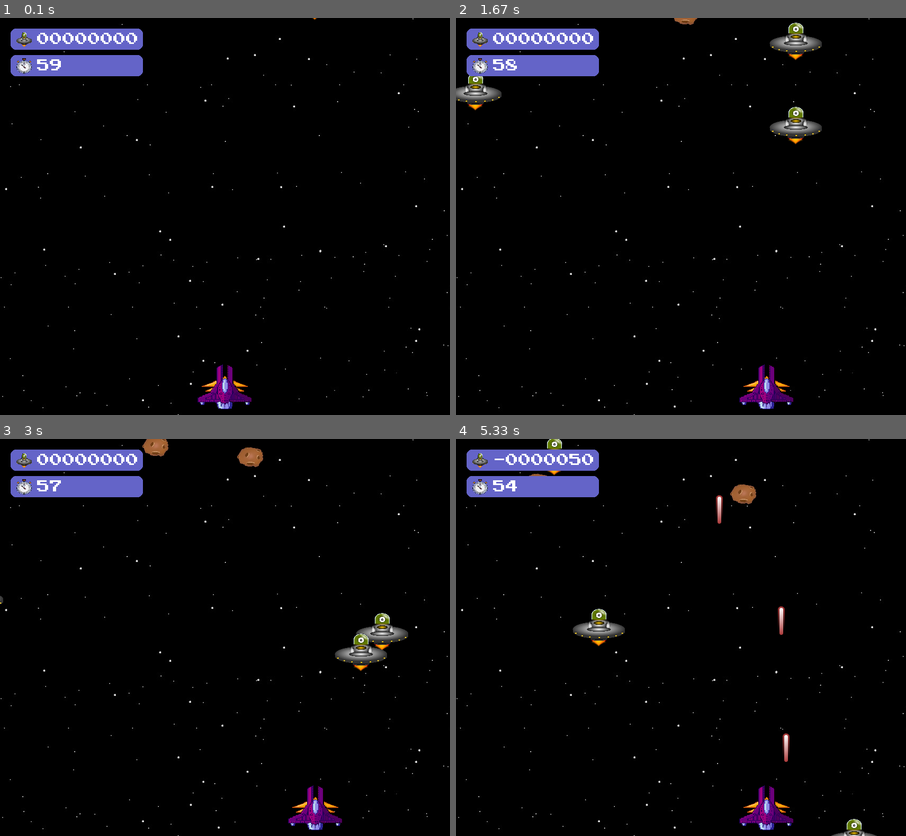
Above: before the commit, frames 1-4 (two rows, left to right).
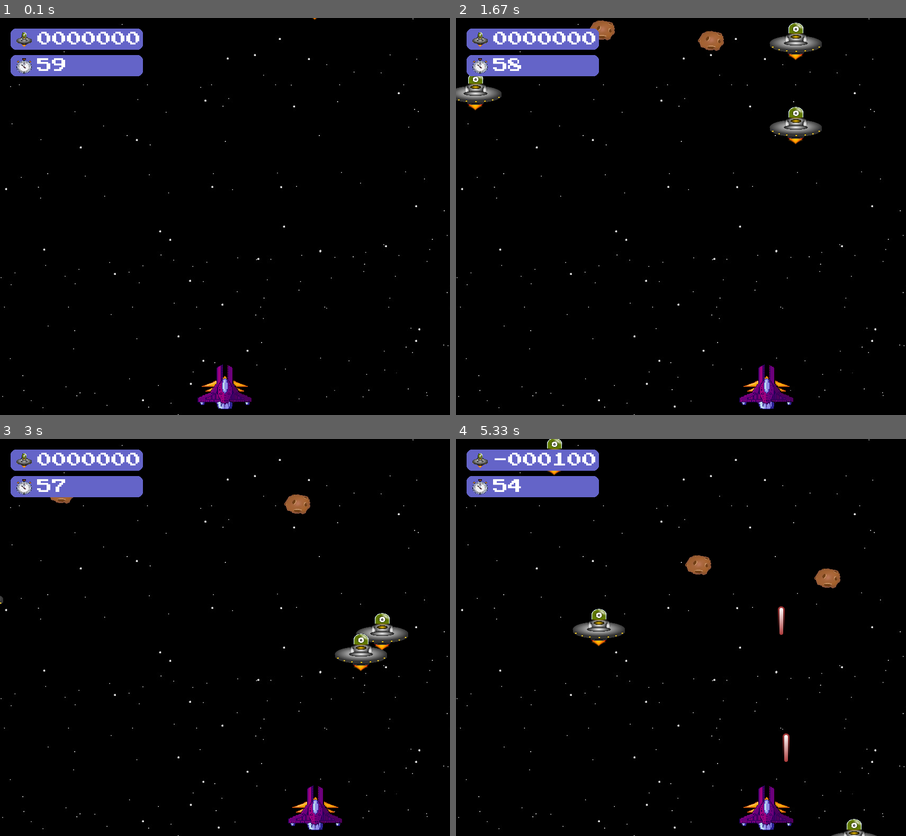
Above: after the commit, the same moments.

Repository: MicaeleGomes/Pygame
Game: pygame game, started from tela_principal.py
The game is run twice, just before and just after one commit, with the same random seed, the same clock (stepped at 60 frames per second) and the same inputs.
Inputs:
- Up to frame 1 (0.1 s): no input
- Up to frame 2 (1.67 s): hold Right 0.33-0.8 s; hold Right 0.83-1.3 s; hold Left from 1.33 s (still down)
- Up to frame 3 (3 s): release Left at 1.87 s; hold Left 1.9-2.3 s; hold Right 2.33-2.97 s
- Up to frame 4 (5.33 s): tap Space at 3, 3.4, 3.7, 3.9, 4.2, 4.4, 4.7, 4.9, 5.2 s; hold Left 3.33-3.8 s; hold Right 3.83-4.3 s; hold Right 4.33-4.8 s; hold Left from 4.83 s (still down)

The runs differ from the first frame. In frame 1, 0.5% of the frame differs, in the area x 8-31%, y 3-14%; in frame 2, 0.9%; in frame 3, 1.2%; in frame 4, 1.2%, in the area x 8-86%, y 3-38%.

Commit message:
Refatorando o código + Adicionando funções load_assets e game_screen

Diff:
--- a/tela_principal.py
+++ b/tela_principal.py
@@ -18,10 +18,8 @@
 SCORE_COLOR = (255, 255, 255)  # Cor do texto
 SCORE_BG_COLOR = (100, 100, 200)  # Cor de fundo da caixinha
 
-#---------------- Fonte para o score
-score_font = pygame.font.Font('Fontes/PressStart2P.ttf', 24)
-
 # ----- Inicia assets
+FPS = 30
 ALIEN_WIDTH = 100
 ALIEN_HEIGHT = 76
 SHIP_WIDTH = 110
@@ -30,25 +28,55 @@
 altura_meteoro = 38
 font = pygame.font.SysFont(None, 48)
 
-assets = {}
-#-------------Adiciona imagem de fundo.
-assets['background'] = pygame.image.load('imagens/SpaceBackGround.jpg').convert()
-#-------------Adiciona imagem do Alien (invasor)
-assets['alien_img'] = pygame.image.load('imagens/alien.png').convert_alpha()
-assets['alien_img'] = pygame.transform.scale(assets['alien_img'], (ALIEN_WIDTH, ALIEN_HEIGHT))
-#--------------Adiciona imagem da nave (jogador)
-assets['ship_img'] = pygame.image.load('imagens/ship.png').convert_alpha()
-assets['ship_img'] = pygame.transform.scale(assets['ship_img'], (SHIP_WIDTH, SHIP_HEIGHT))
-#--------------Adiciona imagem do tiro
-assets['bullet_img'] = pygame.image.load('imagens/laser.png').convert_alpha()
-
-#--------Imagem do meteoro + escala do meteoro
-meteoro = pygame.image.load('imagens/astroid.png').convert_alpha()
-meteoro = pygame.transform.scale(meteoro, (largura_meteoro, altura_meteoro))
-meteoro_pequeno = pygame.transform.scale(meteoro, (largura_meteoro, altura_meteoro))
-
-# Carrega e redimensiona a imagem do alien para o placar
-alien_icon = pygame.transform.scale(assets['alien_img'], (30, 30))
+def load_assets():
+    assets = {}
+    #-------------Adiciona imagem de fundo.
+    assets['background'] = pygame.image.load('imagens/SpaceBackGround.jpg').convert()
+    #-------------Adiciona imagem do Alien (invasor)
+    assets['alien_img'] = pygame.image.load('imagens/alien.png').convert_alpha()
+    assets['alien_img'] = pygame.transform.scale(assets['alien_img'], (ALIEN_WIDTH, ALIEN_HEIGHT))
+    #--------------Adiciona imagem da nave (jogador)
+    assets['ship_img'] = pygame.image.load('imagens/ship.png').convert_alpha()
+    assets['ship_img'] = pygame.transform.scale(assets['ship_img'], (SHIP_WIDTH, SHIP_HEIGHT))
+    #--------------Adiciona imagem do tiro
+    assets['bullet_img'] = pygame.image.load('imagens/laser.png').convert_alpha()
+    #--------Imagem do meteoro + escala do meteoro
+    assets['meteor_img'] = pygame.image.load('imagens/astroid.png').convert_alpha()
+    assets['meteor_img'] = pygame.transform.scale(assets['meteor_img'], (largura_meteoro, altura_meteoro))
+
+    # Carrega a imagem do cronômetro para o temporizador
+    assets['timer_icon'] = pygame.image.load('imagens/timer_pygame.png').convert_alpha()
+    assets['timer_icon'] = pygame.transform.scale(assets['timer_icon'], (30, 30))
+
+    # Carrega e redimensiona a imagem do alien para o placar
+    assets['alien_icon'] = pygame.transform.scale(assets['alien_img'], (30, 30))
+
+    #---------------Adiciona imagems de explosão ao tiro colidir com o Alien
+    explosion_anim = []
+    for i in range(9):
+        # Os arquivos de animação são numerados de 00 a 08
+        filename = f'imagens/regularExplosion{str(i).zfill(2)}.png'
+        img = pygame.image.load(filename).convert()
+        img = pygame.transform.scale(img, (80, 80))
+        explosion_anim.append(img)
+    assets["explosion_anim"] = explosion_anim
+    assets["score_font"] = pygame.font.Font('Fontes/PressStart2P.ttf', 28)
+
+    #------------------ Carrega os sons do jogo
+    pygame.mixer.music.load('snd/somprincipal.ogg')
+    pygame.mixer.music.set_volume(0.4)
+    # boom_sound = pygame.mixer.Sound('snd/expl3.wav')
+    assets['boom_sound'] = pygame.mixer.Sound('snd/expl3.wav')
+    assets['destroy_sound'] = pygame.mixer.Sound('snd/expl6.wav')
+    # colisao = pygame.mixer.Sound('snd/crash.ogg')
+    assets['colisao_sound'] = pygame.mixer.Sound('snd/crash.ogg')
+    assets['pew_sound'] = pygame.mixer.Sound('snd/pew.wav')
+    assets['boom_sound'] = pygame.mixer.Sound('snd/expl3.wav')
+
+    return assets
+
+#---------------- Fonte para o score
+score_font = pygame.font.Font('Fontes/PressStart2P.ttf', 24)
 
 #--------Carrega a fonte do jogo------------
 font_path = 'Fontes/PressStart2P-Regular.ttf'  # Caminho do arquivo da fonte
@@ -60,32 +88,13 @@
 pos_x = (WIDTH - oops_renderizado.get_width()) // 2
 pos_y = (HEIGHT // 2) - 100
 
-#---------------Adiciona imagems de explosão ao tiro colidir com o Alien
-explosion_anim = []
-for i in range(9):
-    # Os arquivos de animação são numerados de 00 a 08
-    filename = f'imagens/regularExplosion{str(i).zfill(2)}.png'
-    img = pygame.image.load(filename).convert()
-    img = pygame.transform.scale(img, (80, 80))
-    explosion_anim.append(img)
-assets["explosion_anim"] = explosion_anim
-assets["score_font"] = pygame.font.Font('Fontes/PressStart2P.ttf', 28)
-
-#------------------ Carrega os sons do jogo
-pygame.mixer.music.load('snd/somprincipal.ogg')
-pygame.mixer.music.set_volume(0.4)
-boom_sound = pygame.mixer.Sound('snd/expl3.wav')
-assets['destroy_sound'] = pygame.mixer.Sound('snd/expl6.wav')
-colisao = pygame.mixer.Sound('snd/crash.ogg')
-assets['pew_sound'] = pygame.mixer.Sound('snd/pew.wav')
-assets['boom_sound'] = pygame.mixer.Sound('snd/expl3.wav')
-
 
 class Meteor(pygame.sprite.Sprite):
-    def __init__(self, img):
+    def __init__(self, assets):
         pygame.sprite.Sprite.__init__(self)
 
-        self.image = img
+        self.image = assets['meteor_img']
+        self.mask = pygame.mask.from_surface(self.image)
         self.rect = self.image.get_rect()
         self.rect.x = random.randint(0, WIDTH-largura_meteoro)
         self.rect.y = random.randint(-100, -altura_meteoro)
@@ -93,7 +102,6 @@
         self.speedy = random.randint(1, 4)
 
     def update(self): #--------Atualiza a posição do meteoro.
-
         self.rect.x += self.speedx
         self.rect.y += self.speedy
 
@@ -112,6 +120,7 @@
         pygame.sprite.Sprite.__init__(self)
 
         self.image = assets['ship_img']
+        self.mask = pygame.mask.from_surface(self.image)
         self.rect = self.image.get_rect()
         self.rect.centerx = WIDTH / 2
         self.rect.bottom = HEIGHT - 10
@@ -155,6 +164,7 @@
         pygame.sprite.Sprite.__init__(self)
 
         self.image = assets['alien_img']
+        self.mask = pygame.mask.from_surface(self.image)
         self.rect = self.image.get_rect()
         self.rect.x = random.randint(0, WIDTH-ALIEN_WIDTH)
         self.rect.y = random.randint(-100, -ALIEN_HEIGHT)
@@ -162,13 +172,13 @@
         self.speedy = random.randint(2, 9)
 
     def update(self):
+        global score  # Declara `score` como global
         # Atualizando a posição do alien
         self.rect.x += self.speedx
         self.rect.y += self.speedy
 
         if self.rect.top > HEIGHT:
-            global score  # Modificando a variável global score
-            score -= 50
+            score -= 100
 
         # Se o alien passar do final da tela, volta para cima e sorteia
         # novas posições e velocidades
@@ -186,6 +196,7 @@
         pygame.sprite.Sprite.__init__(self)
 
         self.image = assets['bullet_img']
+        self.mask = pygame.mask.from_surface(self.image)
         self.rect = self.image.get_rect()
 
         # Coloca no lugar inicial definido em x, y do constutor
@@ -213,9 +224,9 @@
 
         # Inicia o processo de animação colocando a primeira imagem na tela.
         self.frame = 0  # Armazena o índice atual na animação
-        self.image = self.explosion_anim[self.frame]  # Pega a primeira imagem
+        self.image = self.explosion_anim[self.frame]
         self.rect = self.image.get_rect()
-        self.rect.center = center  # Posiciona o centro da imagem
+        self.rect.center = center
 
         # Guarda o tick da primeira imagem, ou seja, o momento em que a imagem foi mostrada
         self.last_update = pygame.time.get_ticks()
@@ -250,203 +261,199 @@
                 self.rect = self.image.get_rect()
                 self.rect.center = center
 
-# Variável para o ajuste de velocidade
-clock = pygame.time.Clock()
-FPS = 30
-
-# Criando um grupo de aliens e tiros
-all_sprites = pygame.sprite.Group()
-all_aliens = pygame.sprite.Group()
-all_bullets = pygame.sprite.Group()
-groups = {}
-groups['all_sprites'] = all_sprites
-groups['all_aliens'] = all_aliens
-groups['all_bullets'] = all_bullets
-
-meteoros = pygame.sprite.Group() #--------Cria um grupo de meteoros e adiciona múltiplos meteoros ao grupo
-
-# Criando o jogador
-player = Ship(groups, assets)
-all_sprites.add(player)
-
-# Criando os aliens
-for i in range(3):
-    alien = Alien(assets)
-    all_sprites.add(alien)
-    all_aliens.add(alien)
-
-#--------Define a quantidade de meteoros.
-for _ in range(2):
-    meteor = Meteor(meteoro)
-    meteoros.add(meteor)
-
-#---------Define estados da nave
-DONE = 0
-PLAYING = 1
-EXPLODING = 2
-state = PLAYING
-
-#----------Define score/placar
-score = 0
-keys_down = {}
-
-# -------- Definindo temporizador
-GAME_DURATION = 60000  # Duração do jogo em milissegundos (60 segundos)
-start_time = pygame.time.get_ticks()  # Marca o tempo inicial do jogo
-
-# Carrega a imagem do cronômetro para o temporizador
-timer_icon = pygame.image.load('imagens/timer_pygame.png').convert_alpha()
-timer_icon = pygame.transform.scale(timer_icon, (30, 30))
-
-
-# ===== Loop principal =====
-pygame.mixer.music.play(loops=-1)
-# while game:
-while state != DONE:
-    clock.tick(FPS)
-
-    # ----- Trata eventos
-    for event in pygame.event.get():
-        # ----- Verifica consequências
-        if event.type == pygame.QUIT:
-            # game = False
+def game_screen(window):
+    global score
+    score = 0
+
+    # Variável para o ajuste de velocidade
+    clock = pygame.time.Clock()
+
+    assets = load_assets()
+
+    # Criando um grupo de aliens e tiros
+    all_sprites = pygame.sprite.Group()
+    all_aliens = pygame.sprite.Group()
+    all_bullets = pygame.sprite.Group()
+    all_meteors = pygame.sprite.Group()
+
+    groups = {}
+    groups['all_sprites'] = all_sprites
+    groups['all_aliens'] = all_aliens
+    groups['all_bullets'] = all_bullets
+    groups['all_meteors'] = all_meteors
+
+    # Criando o jogador
+    player = Ship(groups, assets)
+    all_sprites.add(player)
+
+    # Criando os aliens
+    for i in range(3):
+        alien = Alien(assets)
+        all_sprites.add(alien)
+        all_aliens.add(alien)
+
+    #--------Define a quantidade de meteoros.
+    for _ in range(2):
+        # meteor = Meteor(meteoro)
+        meteor = Meteor(assets)
+        all_sprites.add(meteor)
+        all_meteors.add(meteor)
+
+    #---------Define estados da nave
+    DONE = 0
+    PLAYING = 1
+    EXPLODING = 2
+    state = PLAYING
+
+    keys_down = {}
+
+    # -------- Definindo temporizador
+    GAME_DURATION = 60000  # Duração do jogo em milissegundos (60 segundos)
+    start_time = pygame.time.get_ticks()  # Marca o tempo inicial do jogo
+
+    # ===== Loop principal =====
+    pygame.mixer.music.play(loops=-1)
+    # while game:
+    while state != DONE:
+        clock.tick(FPS)
+
+        # ----- Trata eventos
+        for event in pygame.event.get():
+            # ----- Verifica consequências
+            if event.type == pygame.QUIT:
+                # game = False
+                state = DONE
+            # Só verifica o teclado se está no estado de jogo
+            if state == PLAYING:
+                # Verifica se apertou alguma tecla.
+                if event.type == pygame.KEYDOWN:
+                    # Dependendo da tecla, altera a velocidade.
+                    keys_down[event.key] = True
+                    if event.key == pygame.K_LEFT:
+                        player.speedx -= 9
+                    if event.key == pygame.K_RIGHT:
+                        player.speedx += 9
+                    if event.key == pygame.K_SPACE:
+                        player.shoot()
+                # Verifica se soltou alguma tecla.
+                if event.type == pygame.KEYUP:
+                    # Dependendo da tecla, altera a velocidade.
+                    if event.key in keys_down and keys_down[event.key]:
+                        if event.key == pygame.K_LEFT:
+                            player.speedx += 9
+                        if event.key == pygame.K_RIGHT:
+                            player.speedx -= 9
+
+        # ----- Atualiza estado do jogo
+
+        # Atualizando a posição dos aliens
+        all_sprites.update()
+        # Atualiza a posição de todos os meteoros
+        all_meteors.update()
+
+        if state == PLAYING:
+            # Verifica se houve colisão entre tiro e o alien
+            hits = pygame.sprite.groupcollide(all_aliens, all_bullets, True, True, pygame.sprite.collide_mask)
+            for alien in hits:
+                # O alien é destruido e precisa ser recriado
+                assets['destroy_sound'].play()
+                a = Alien(assets)
+                all_sprites.add(a)
+                all_aliens.add(a)
+
+                # No lugar do alien antigo, adicionar uma explosão.
+                explosao_alien = Explosion(alien.rect.center, assets)
+                all_sprites.add(explosao_alien)
+
+                # Ganhou pontos!
+                score += 100
+
+            # Verifica se houve colisão entre tiros e meteoros
+            bullet_hits_meteors = pygame.sprite.groupcollide(all_bullets, all_meteors, True, False)
+            for bullet in bullet_hits_meteors:
+                bullet.kill()  # Remove o tiro visualmente
+
+            # Verifica se houve colisão entre meteoro e a nave
+            colisao_meteoros = pygame.sprite.spritecollide(player, all_meteors, True, pygame.sprite.collide_mask)
+            if len(colisao_meteoros) > 0:
+                assets['boom_sound'].play()
+                player.kill()
+                explosao = Explosion(player.rect.center, assets)
+                all_sprites.add(explosao)
+                state = EXPLODING
+                keys_down = {}
+                explosion_tick = pygame.time.get_ticks()
+                explosion_duration = explosao.frame_ticks * len(explosao.explosion_anim) + 400
+
+            #se o meteoro bater na nave, o jogador perde 200 pontos.
+            if colisao_meteoros:
+                score -= 200
+
+            while len(all_meteors) < 2:
+                novo_meteoro = Meteor(assets)
+                all_meteors.add(novo_meteoro)
+                all_sprites.add(novo_meteoro)
+
+        elif state == EXPLODING:
+            now = pygame.time.get_ticks()
+            if now - explosion_tick > explosion_duration:
+                state = PLAYING
+                player = Ship(groups, assets)
+                all_sprites.add(player)
+
+        # Calcula o tempo restante em segundos
+        elapsed_time = pygame.time.get_ticks( ) - start_time
+        remaining_time = max(0, (GAME_DURATION - elapsed_time) // 1000)  # Converte para segundos
+
+        # Finaliza o jogo quando o tempo acaba
+        if remaining_time <= 0:
             state = DONE
-        # Só verifica o teclado se está no estado de jogo
-        if state == PLAYING:
-            # Verifica se apertou alguma tecla.
-            if event.type == pygame.KEYDOWN:
-                # Dependendo da tecla, altera a velocidade.
-                keys_down[event.key] = True
-                if event.key == pygame.K_LEFT:
-                    player.speedx -= 9
-                if event.key == pygame.K_RIGHT:
-                    player.speedx += 9
-                if event.key == pygame.K_SPACE:
-                    player.shoot()
-            # Verifica se soltou alguma tecla.
-            if event.type == pygame.KEYUP:
-                # Dependendo da tecla, altera a velocidade.
-                if event.key in keys_down and keys_down[event.key]:
-                    if event.key == pygame.K_LEFT:
-                        player.speedx += 9
-                    if event.key == pygame.K_RIGHT:
-                        player.speedx -= 9
-
-    # ----- Atualiza estado do jogo
-
-    # Atualizando a posição dos aliens
-    all_sprites.update()
-    # Atualiza a posição de todos os meteoros
-    meteoros.update()
-
-
-    if state == PLAYING:
-        # Verifica se houve colisão entre tiro e o alien
-        hits = pygame.sprite.groupcollide(all_aliens, all_bullets, True, True)
-        for alien in hits: # As chaves são os elementos do primeiro grupo (aliens) que colidiram com alguma bala
-            # O alien e destruido e precisa ser recriado
-            assets['destroy_sound'].play()
-            a = Alien(assets)
-            all_sprites.add(a)
-            all_aliens.add(a)
-
-            # No lugar do alien antigo, adicionar uma explosão.
-            explosao_alien = Explosion(alien.rect.center, assets)
-            all_sprites.add(explosao_alien)
-
-            # Ganhou pontos!
-            score += 100
-
-        # Verifica se houve colisão entre tiros e meteoros
-        bullet_hits_meteors = pygame.sprite.groupcollide(all_bullets, meteoros, True, False)
-        for bullet in bullet_hits_meteors:
-            bullet.kill()  # Remove o tiro visualmente
-
-        # Verifica se houve colisão entre meteoro e o nave
-        colisao_meteoros = pygame.sprite.spritecollide(player, meteoros, True)
-        if len(colisao_meteoros) > 0:
-            # Toca o som da colisão
-            assets['boom_sound'].play()
-            player.kill()
-            explosao = Explosion(player.rect.center, assets)
-            all_sprites.add(explosao)
-            state = EXPLODING
-            keys_down = {}
-            explosion_tick = pygame.time.get_ticks()
-            explosion_duration = explosao.frame_ticks * len(explosao.explosion_anim) + 400
-
-        #se o meteoro bater na nave, o jogador perde 200 pontos.
-        if colisao_meteoros:
-            score -= 200
-
-        # Recria um novo meteoro para cada meteoro que colidiu
-        while len(meteoros) < 2:
-            novo_meteoro = Meteor(meteoro)
-            meteoros.add(novo_meteoro)
-            all_sprites.add(novo_meteoro)
-
-    elif state == EXPLODING:
-        now = pygame.time.get_ticks()
-        if now - explosion_tick > explosion_duration:
-            state = PLAYING
-            player = Ship(groups, assets)
-            all_sprites.add(player)
-
-    # Calcula o tempo restante em segundos
-    elapsed_time = pygame.time.get_ticks( ) - start_time
-    remaining_time = max(0, (GAME_DURATION - elapsed_time) // 1000)  # Converte para segundos
-
-    # Finaliza o jogo quando o tempo acaba
-    if remaining_time <= 0:
-        state = DONE
-        with open("score.txt", "w") as file:
-            file.write(str(score))
-
-    # ----- Gera saídas
-    window.fill((0, 0, 0))
-    window.blit(assets['background'], (0, 0))
-
-    #------------- Desenhando aliens e meteoros
-    all_sprites.draw(window)
-    meteoros.draw(window)
-
-    # ------------ Desenha o placar com a imagem do alien ao lado do score
-    # Defina a posição da caixinha e desenhe o placar
-    pygame.draw.rect(window, SCORE_BG_COLOR, (*SCORE_POSITION, SCORE_BOX_WIDTH, SCORE_BOX_HEIGHT), border_radius=10)
-
-    # Centralizando o ícone alien
-    alien_icon_position = (SCORE_POSITION[0] + 10, SCORE_POSITION[1] + (SCORE_BOX_HEIGHT - alien_icon.get_height()) // 2)
-    window.blit(alien_icon, alien_icon_position)
-
-    # Centraliza o texto do score ao lado da imagem do alien
-    text_surface = score_font.render("{:08d}".format(score), True, SCORE_COLOR)
-    text_rect = text_surface.get_rect()
-    text_rect.topleft = (alien_icon_position[0] + 40, SCORE_POSITION[1] + (SCORE_BOX_HEIGHT - text_rect.height) // 2)
-    window.blit(text_surface, text_rect)
-
-    # Desenha a caixinha do temporizador
-    TIMER_BOX_POSITION = (20, 70)  # Posição do temporizador (abaixo do placar)
-    # TIMER_BOX_POSITION = (WIDTH - SCORE_BOX_WIDTH - 20, 20) # Lado superior direito
-
-    pygame.draw.rect(window, SCORE_BG_COLOR, (*TIMER_BOX_POSITION, SCORE_BOX_WIDTH, SCORE_BOX_HEIGHT), border_radius=10)
-
-    # Centralizando o ícone do cronômetro
-    timer_icon_position = (TIMER_BOX_POSITION[0] + 10, TIMER_BOX_POSITION[1] + (SCORE_BOX_HEIGHT - timer_icon.get_height()) // 2)
-    window.blit(timer_icon, timer_icon_position)
-
-    # Centraliza o texto do tempo restante ao lado do ícone do cronômetro
-    time_surface = score_font.render("{:02d}".format(remaining_time), True, SCORE_COLOR)
-    time_rect = time_surface.get_rect()
-    time_rect.topleft = (timer_icon_position[0] + 40, TIMER_BOX_POSITION[1] + (SCORE_BOX_HEIGHT - time_rect.height) // 2)
-    window.blit(time_surface, time_rect)
-
-
-    pygame.display.update()  # Mostra o novo frame para o jogador
-
+            with open("score.txt", "w") as file:
+                file.write(str(score))
+
+        # ----- Gera saídas
+        window.fill((0, 0, 0))
+        window.blit(assets['background'], (0, 0))
+
+        #------------- Desenhando aliens e meteoros
+        all_sprites.draw(window)
+        all_meteors.draw(window)
+
+        # ------------ Desenha o placar com a imagem do alien ao lado do score
+        pygame.draw.rect(window, SCORE_BG_COLOR, (*SCORE_POSITION, SCORE_BOX_WIDTH, SCORE_BOX_HEIGHT), border_radius=10)
+
+        alien_icon = assets['alien_icon']  # Carrega o ícone do alien
+        alien_icon_position = (SCORE_POSITION[0] + 10, SCORE_POSITION[1] + (SCORE_BOX_HEIGHT - alien_icon.get_height()) // 2)
+        window.blit(alien_icon, alien_icon_position)
+
+        text_surface = assets['score_font'].render("{:07d}".format(score), True, SCORE_COLOR)
+        text_rect = text_surface.get_rect()
+        text_rect.topleft = (alien_icon_position[0] + 40, SCORE_POSITION[1] + (SCORE_BOX_HEIGHT - text_rect.height) // 2)
+        window.blit(text_surface, text_rect)
+
+        # Desenha a caixinha do temporizador
+        TIMER_BOX_POSITION = (20, 70)  # Posição do temporizador (abaixo do placar)
+
+        pygame.draw.rect(window, SCORE_BG_COLOR, (*TIMER_BOX_POSITION, SCORE_BOX_WIDTH, SCORE_BOX_HEIGHT), border_radius=10)
+
+        # Centralizando o ícone do cronômetro
+        timer_icon = assets['timer_icon']  # Carrega o ícone do cronômetro de assets
+        timer_icon_position = (TIMER_BOX_POSITION[0] + 10, TIMER_BOX_POSITION[1] + (SCORE_BOX_HEIGHT - timer_icon.get_height()) // 2)
+        window.blit(timer_icon, timer_icon_position)
+
+        time_surface = assets['score_font'].render("{:02d}".format(remaining_time), True, SCORE_COLOR)
+        time_rect = time_surface.get_rect()
+        time_rect.topleft = (timer_icon_position[0] + 40, TIMER_BOX_POSITION[1] + (SCORE_BOX_HEIGHT - time_rect.height) // 2)
+        window.blit(time_surface, time_rect)
+
+        pygame.display.update()
+
+    return score  # Retorna o score final antes de sair da função
+
+# Chama a função game_screen e captura o score final
+final_score = game_screen(window)
 import tela_final
-tela_final.exibir_tela_final(score)
-pygame.quit()
-
+tela_final.exibir_tela_final(final_score)
 
 # ===== Finalização =====
 pygame.quit()  # Função do PyGame que finaliza os recursos utilizados
